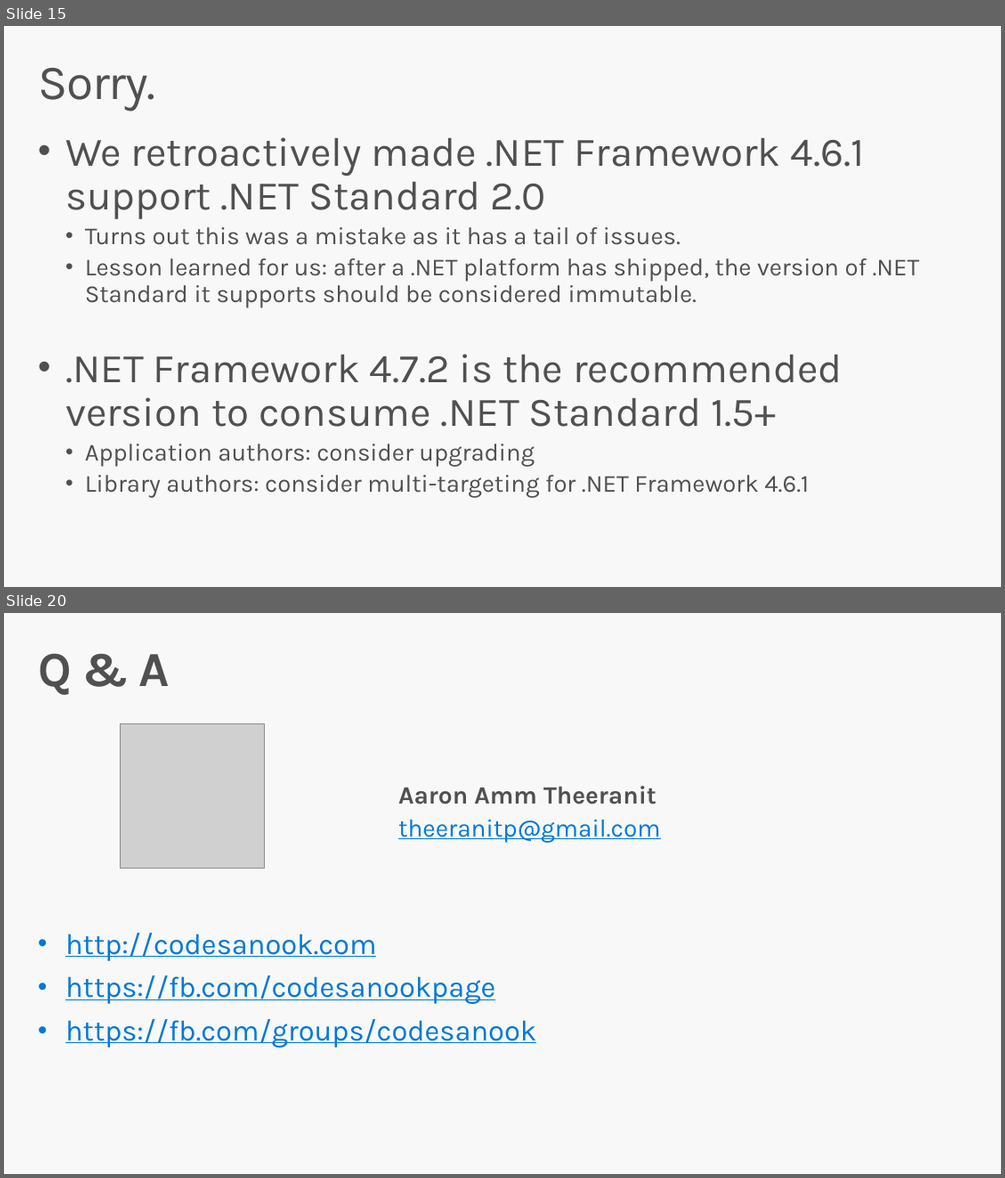
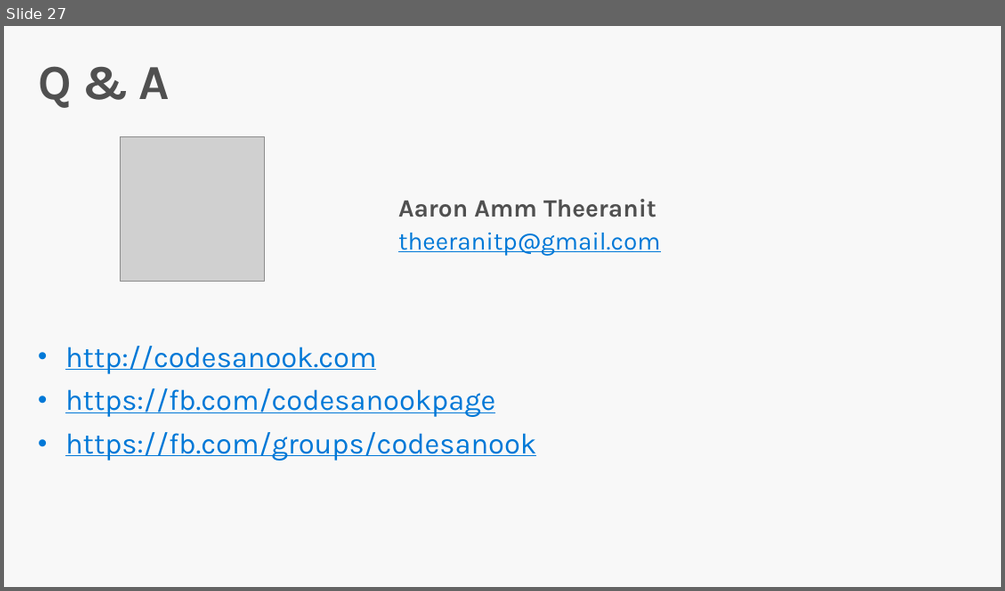
Before and after one commit to DotNetConfTh/dotnetconfth.github.io, a slide deck: dotnetconf/Technical/Decks/Aaron_NetStandard/Build Great Libraries using .NET Standard-Aaron.pptx. Shown one above the other, each under a label of ours: slides 15 and 20 before the commit, slide 27 after it; the slides between them are not shown. The pictures are 1005x1178 and 1005x591 pixels, drawn with LibreOffice and Linux fonts; fonts in the diff are those of the drawing; grey boxes stand for pictures; background and template pictures are left out. Boxes give left, top, right and bottom in pixels: in the first picture for what was removed or moved away, otherwise in the second. Text is boxed around its words. In the diff, an @@ line names an element or a change of style, - is before the commit and + after.

```diff
--- a/dotnetconf/Technical/Decks/Aaron_NetStandard/Build Great Libraries using .NET Standard-Aaron.pptx
+++ b/dotnetconf/Technical/Decks/Aaron_NetStandard/Build Great Libraries using .NET Standard-Aaron.pptx
@@ slide 15 removed at (4, 26, 1001, 587), background #F8F8F8 @@
@@ title removed at (38, 68, 155, 111) @@
-Sorry.
@@ text removed at (65, 137, 920, 498) @@
-• We retroactively made .NET Framework 4.6.1 support .NET Standard 2.0
-  • Turns out this was a mistake as it has a tail of issues.
-  • Lesson learned for us: after a .NET platform has shipped, the version of .NET Standard it supports should be considered immutable.
-• .NET Framework 4.7.2 is the recommended version to consume .NET Standard 1.5+
-  • Application authors: consider upgrading
-  • Library authors: consider multi-targeting for .NET Framework 4.6.1
@@ what was slide 20 is now slide 27 @@
```
Also in this commit, not shown: 8 slides changed, 14 slides added, 11 other slides removed.
